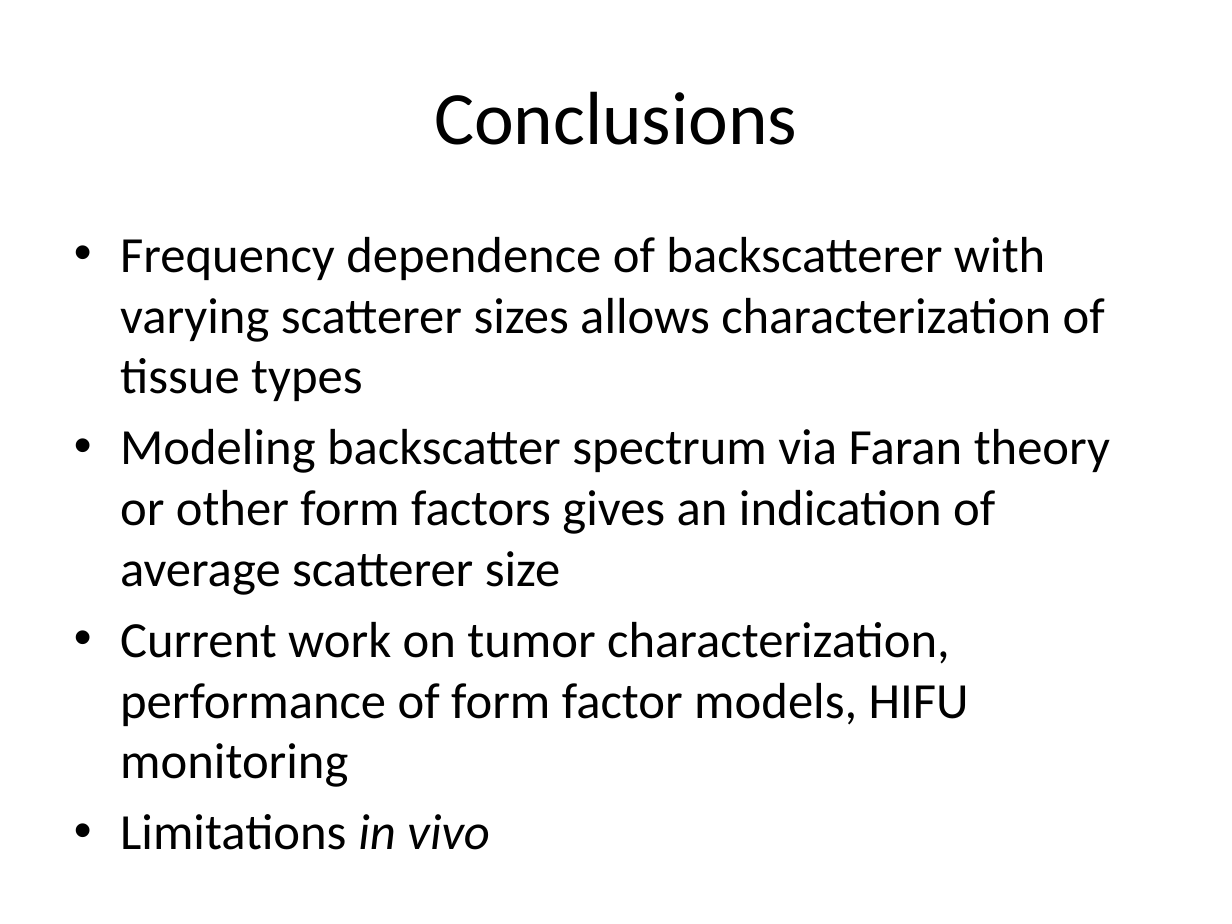
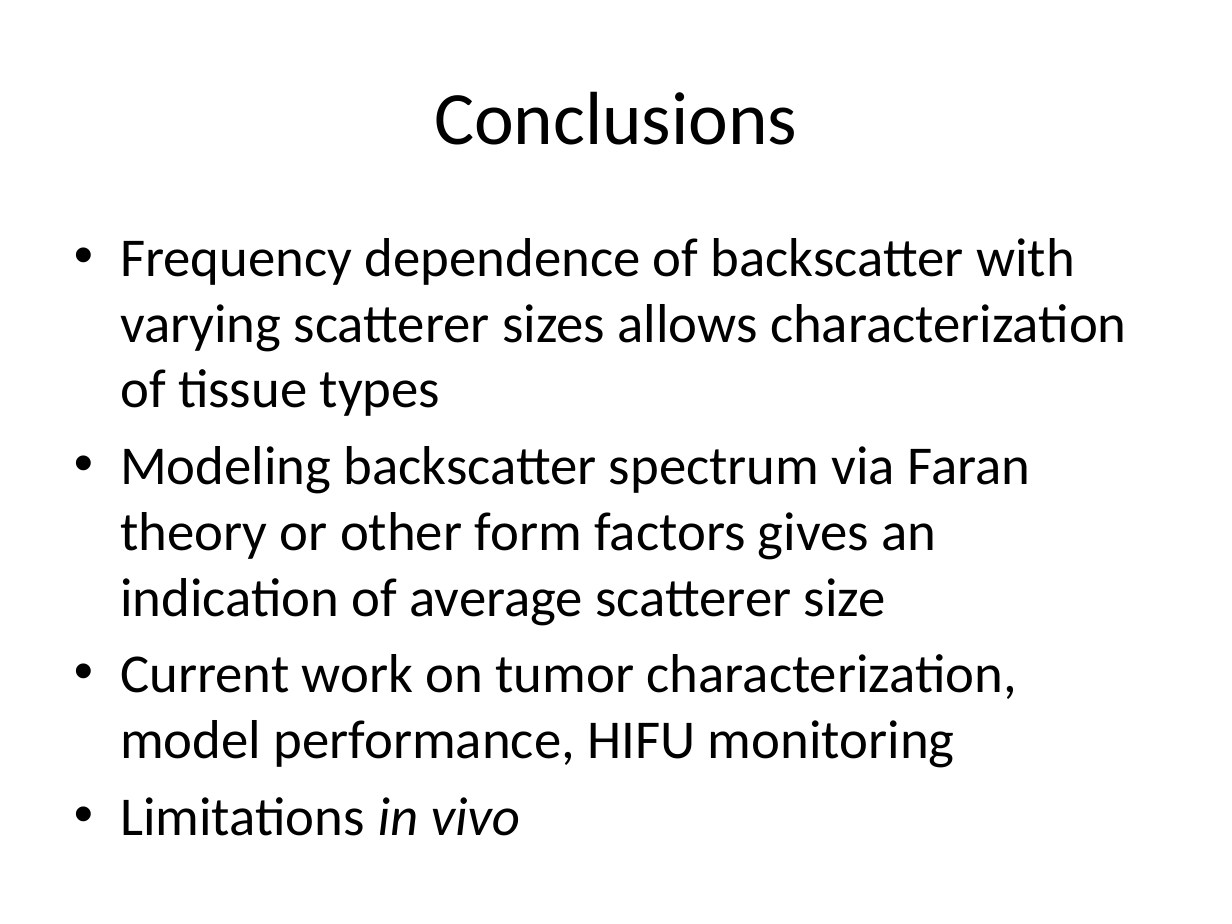
Before and after one commit to wjl11/s2015_course_wksp, a slide deck: slide 9 of bme844_adv_ultrasound/hw7_ppt_final.pptx. Drawn at 1232x924 pixels with LibreOffice and Linux fonts; fonts in the diff are those of the drawing. Boxes give left, top, right and bottom in pixels: in the first picture for what was removed or moved away, otherwise in the second. Text is boxed around its words. In the diff, an @@ line names an element or a change of style, - is before the commit and + after.

```diff
--- a/bme844_adv_ultrasound/hw7_ppt_final.pptx
+++ b/bme844_adv_ultrasound/hw7_ppt_final.pptx
@@ text at <box>120,238,1127,416</box>: text changed; size 29.6 to 32 pt @@
-• Frequency dependence of backscatterer with varying scatterer sizes allows characterization of tissue types
+• Frequency dependence of backscatter with varying scatterer sizes allows characterization of tissue types
@@ text at <box>120,446,1031,836</box>: size 29.6 to 32 pt in "Modeling backscatter spectrum via Faran theory or ...", "Limitations in vivo" @@
@@ text at <box>120,654,1017,768</box>: text changed; size 29.6 to 32 pt @@
-• Current work on tumor characterization, performance of form factor models, HIFU monitoring
+• Current work on tumor characterization, model performance, HIFU monitoring
```
Also in this commit, not shown: 3 other slides changed, 7 other files.
